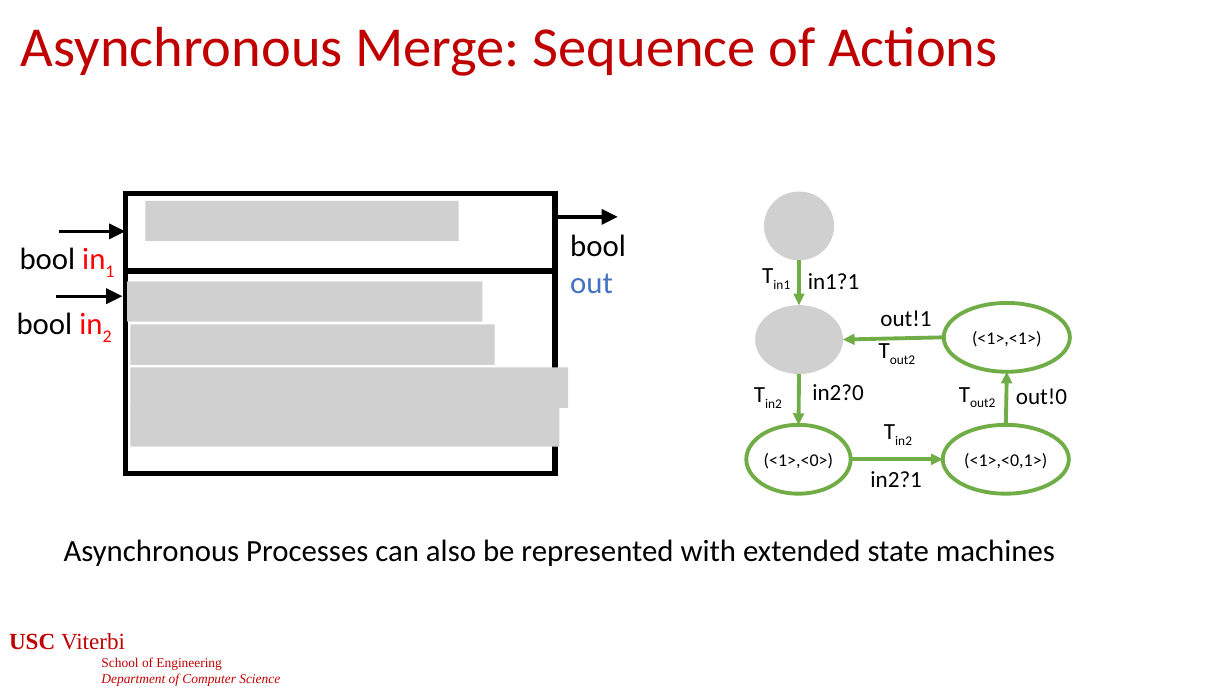
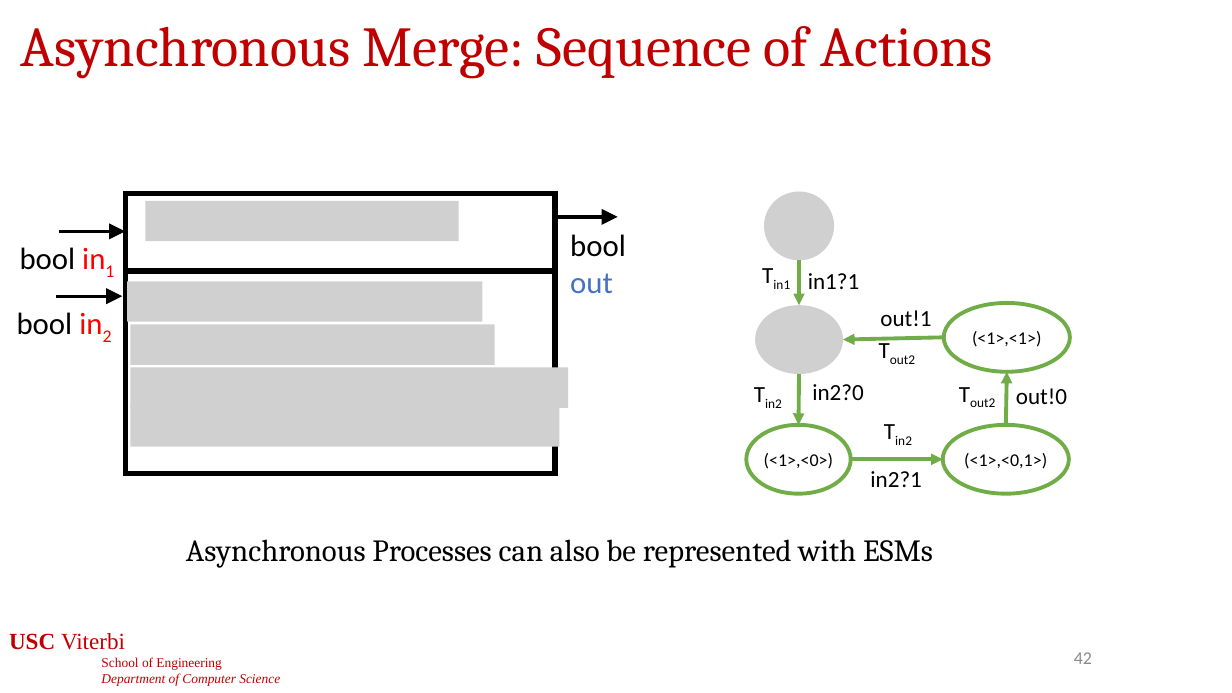
Before and after one commit to jdeshmukh/jdeshmukh.github.io, a slide deck: slide 42 of teaching/cs513-autocps-fall-2026/slides/2-ModelsOfComputation.pptx. Drawn at 1232x693 pixels with LibreOffice and Linux fonts; fonts in the diff are those of the drawing; grey boxes stand for pictures; background and template pictures are left out. Boxes give left, top, right and bottom in pixels: in the first picture for what was removed or moved away, otherwise in the second. Text is boxed around its words. In the diff, an @@ line names an element or a change of style, - is before the commit and + after.

```diff
--- a/teaching/cs513-autocps-fall-2026/slides/2-ModelsOfComputation.pptx
+++ b/teaching/cs513-autocps-fall-2026/slides/2-ModelsOfComputation.pptx
@@ title "Asynchronous Merge: Sequence of Actions" at bbox=[21, 26, 993, 78]: font Calibri to Cambria @@
@@ text at bbox=[186, 539, 933, 568]: text changed; font Calibri to Cambria @@
-Asynchronous Processes can also be represented with extended state machines
+Asynchronous Processes can also be represented with ESMs
@@ page number added at bbox=[1074, 652, 1092, 664], 14 pt, text #8C8C8C @@
+42
```
Also in this commit, not shown: 46 other slides changed, 1 slide added, 1 other file.
